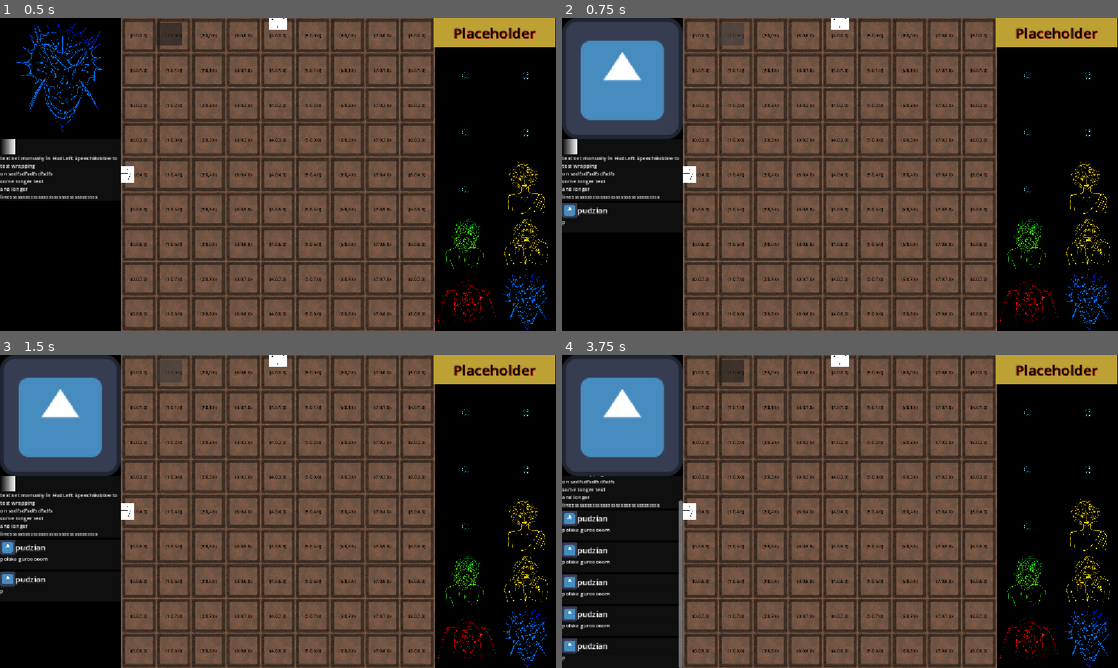
Above: before the commit, frames 1-4 (two rows, left to right).
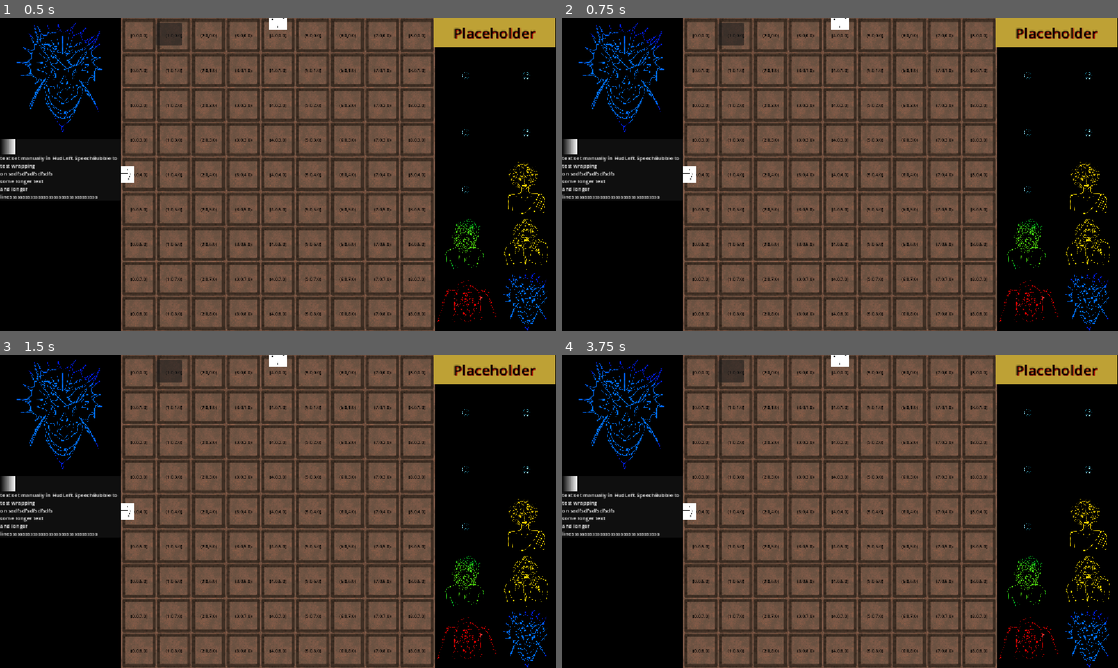
Above: after the commit, the same moments.

Repository: Wallted/ldjam-60
Game: Godot game, scene res://main.tscn
The game is run twice, just before and just after one commit, with the same random seed, the same clock (stepped at 60 frames per second) and the same inputs. The engine's default icon, where the game draws it, is replaced by a stand-in: a white triangle on a blue panel in a dark square.
Inputs (mouse positions are in pixels of both pictures, inside the frame that each line leads up to):
- Up to frame 1 (0.5 s): no input
- Up to frame 2 (0.75 s): click (728, 33) at 0.5 s
- Up to frame 3 (1.5 s): click (166, 370) at 1.25 s
- Up to frame 4 (3.75 s): click (728, 370) at 2 s; tap Enter at 2.75 s; move the mouse to (634, 408) at 2.77 s; tap R (rotate) at 2.85, 3.6 s; click (634, 408) at 2.92 s; tap Space at 3.5 s; move the mouse to (578, 408) at 3.52 s; click (578, 408) at 3.67 s

Frame 1 is identical in both runs. In frame 2, 8.5% of the frame differs, in the area x 0-22%, y 0-67%; in frame 3, 8.8%; in frame 4, 11%, in the area x 0-22%, y 0-100%.

Commit message:
feature: add action progress indicatior (#32)
Signed-off-by: Grzegorz Choinski <grzegorzchoinski97@gmail.com>

Diff:
--- /dev/null
+++ b/action_progress.gd
@@ -0,0 +1,29 @@
+class_name ActionProgress
+extends Control
+
+
+func _process(_delta: float) -> void:
+	global_position = get_viewport().get_mouse_position()
+	if not progress:
+		Input.mouse_mode = Input.MOUSE_MODE_VISIBLE
+	else:
+		Input.mouse_mode = Input.MOUSE_MODE_HIDDEN
+
+var progress := 0.0 :
+	set(_progress):
+		queue_redraw()
+		if _progress == 1.0:
+			progress = 0.0
+		else:
+			progress = _progress
+
+func _draw() -> void:
+	draw_arc(
+		Vector2(0, 0),
+		10.0,
+		0.0,
+		TAU * progress,
+		32,
+		Color.AQUA / 1.5,
+		6
+	)
--- a/game/camera_2d.gd
+++ b/game/camera_2d.gd
@@ -2,6 +2,9 @@
 class_name RoomCamera
 
 var tween: Tween
+
+@onready
+var action_progress: ActionProgress = $"../../CanvasLayer/ActionProgress"
 
 func _calculate_zoom(room: GameRoom) -> Vector2:
 	var room_size = room.get_size()
@@ -26,5 +29,6 @@
 	tween = get_tree().create_tween().set_parallel(true)
 	tween.tween_property(self, 'position', room.position, 0.5).set_trans(Tween.TRANS_CUBIC)
 	tween.tween_property(self, 'zoom', _calculate_zoom(room), 0.5).set_trans(Tween.TRANS_CUBIC)
+	tween.tween_property(action_progress, 'progress', 1.0, 0.5).set_trans(Tween.TRANS_LINEAR)
 	tween.parallel()
 	return tween.finished
--- a/game/game_room.gd
+++ b/game/game_room.gd
@@ -38,6 +38,9 @@
 var collision_shape_2d: CollisionShape2D = $RoomArea/CollisionShape2D
 @onready
 var sprite_2d: Sprite2D = $RoomArea/SelectedShader
+@onready
+var action_progress: ActionProgress = $"../../CanvasLayer/ActionProgress"
+
 
 func _input(_event: InputEvent) -> void:
 	if Input.is_action_just_pressed("rotate") and room_area_entered and not rotating:
@@ -180,8 +183,9 @@
 	if tween:
 		tween.kill()
 
-	tween = get_tree().create_tween()
+	tween = get_tree().create_tween().set_parallel(true)
 	tween.tween_property(self, 'rotation', rotation + PI / 2.0, 0.5).set_trans(Tween.TRANS_CUBIC)
+	tween.tween_property(action_progress, 'progress', 1.0, 0.5).set_trans(Tween.TRANS_LINEAR)
 	tween.finished.connect(
 		func ():
 			rotating = false
--- a/game/room_manager.gd
+++ b/game/room_manager.gd
@@ -33,8 +33,7 @@
 	_snap_rooms_together()
 	room_list.reverse()
 
-	camera_2d.zoom_room(room_list[0])
-	focus_on_room(room_list[0])
+	focus_on_room(room_list[0], false)
 
 func _process(_delta: float) -> void:
 	for room in room_list:
@@ -69,11 +68,10 @@
 		prev_tile_size = r_l[0].room_size / r_l[0].grid_size * r_l[0].scale
 		prev_position = r_l[0].position
 
-func focus_on_room(target_room: GameRoom):
+func focus_on_room(target_room: GameRoom, tween: bool = true):
 	if not action_available or not target_room:
 		return
 
-	action_available = false
 	currently_focused_room = target_room
 
 	for room in room_list:
@@ -82,8 +80,11 @@
 	if _path_cursor != null:
 		_path_cursor.set_hovered(false)
 	_path_cursor = null
-
-	camera_2d.tween_zoom_room(target_room).connect(_on_zoom_finished.bind(target_room))
+	if not tween:
+		camera_2d.zoom_room(room_list[0])
+	else:
+		action_available = false
+		camera_2d.tween_zoom_room(target_room).connect(_on_zoom_finished.bind(target_room))
 
 func _on_focus_request(room: GameRoom) -> void:
 	focus_on_room(room)
--- a/main.tscn
+++ b/main.tscn
@@ -3,6 +3,7 @@
 [ext_resource type="PackedScene" uid="uid://ufvrqekr7ija" path="res://game/game.tscn" id="1_ig7tw"]
 [ext_resource type="Script" uid="uid://c2maoiq75ypwp" path="res://HUD/hud.gd" id="3_lquwl"]
 [ext_resource type="PackedScene" uid="uid://dpb5tvih7c5xv" path="res://HUD/hud_left.tscn" id="4_7mycd"]
+[ext_resource type="Script" uid="uid://dacarvlnprxkh" path="res://action_progress.gd" id="5_4c57u"]
 [ext_resource type="PackedScene" uid="uid://clxaq1ltk85ul" path="res://HUD/hud_right.tscn" id="5_272bh"]
 [ext_resource type="PackedScene" uid="uid://cl1vkv2b6kioq" path="res://path_segments/path_segment.tscn" id="5_lquwl"]
 [ext_resource type="Script" uid="uid://uxsywj5kk4up" path="res://main_audio_stream.gd" id="6_272bh"]
@@ -43,6 +44,20 @@
 layout_mode = 1
 mouse_filter = 1
 
+[node name="ActionProgress" type="Control" parent="CanvasLayer" unique_id=1872492922]
+layout_mode = 3
+anchors_preset = 3
+anchor_left = 1.0
+anchor_top = 1.0
+anchor_right = 1.0
+anchor_bottom = 1.0
+offset_left = -270.0
+offset_top = -20.0
+offset_right = -250.0
+grow_horizontal = 0
+grow_vertical = 0
+script = ExtResource("5_4c57u")
+
 [node name="PathSegmentHeadMasterWorkaroundAnimatorSingleton" parent="." unique_id=178939412 instance=ExtResource("5_lquwl")]
 visible = false
 is_the_head_master_workaround_animator_singleton = true
Not shown, added: action_progress.gd.uid
